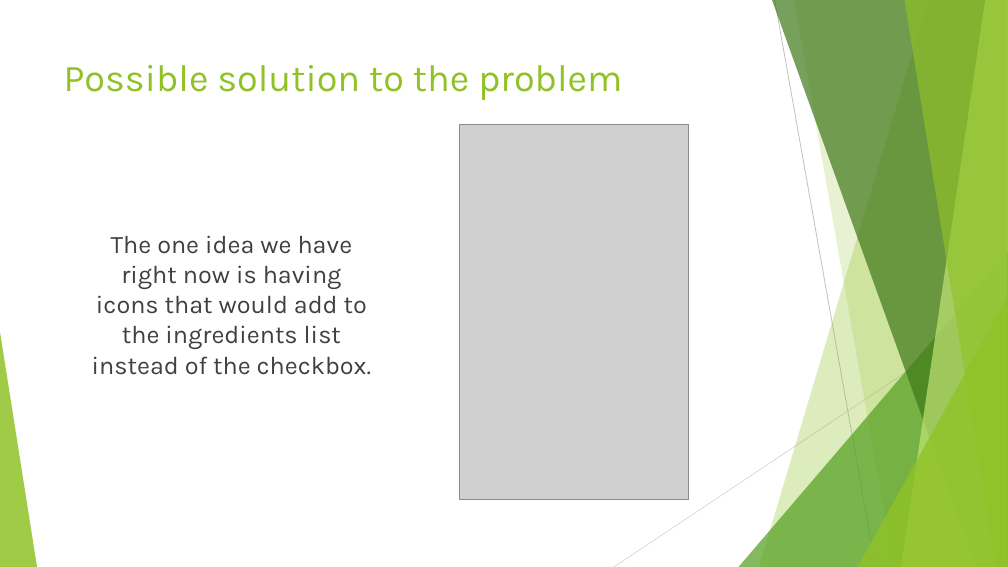
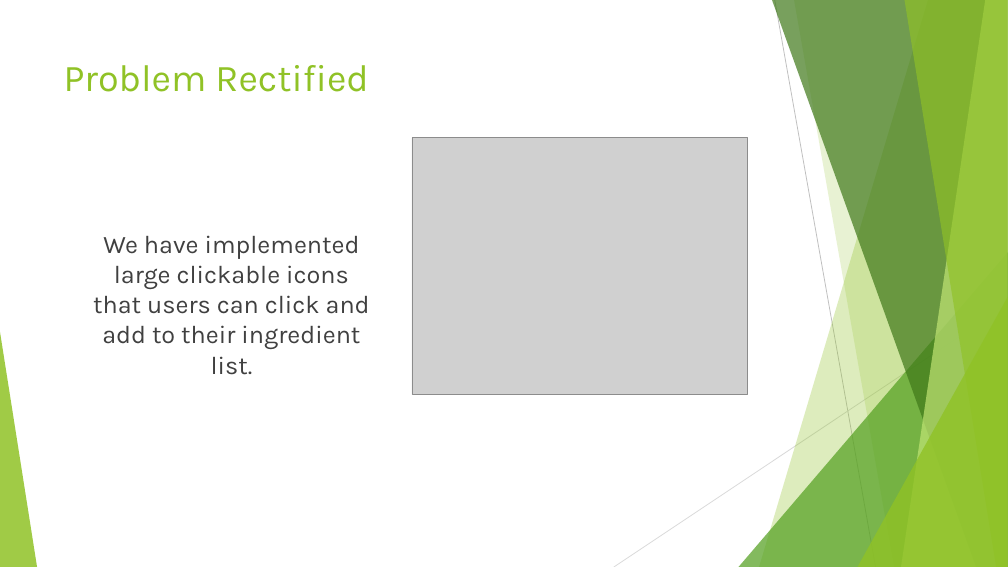
Before and after one commit to AustinBCIT/MVF, a slide deck: slide 11 of Monday May 8th Presentation.pptx (slide 6 before the commit). Drawn at 1008x567 pixels with LibreOffice and Linux fonts; fonts in the diff are those of the drawing; grey boxes stand for pictures. Boxes give left, top, right and bottom in pixels: in the first picture for what was removed or moved away, otherwise in the second. Text is boxed around its words. In the diff, an @@ line names an element or a change of style, - is before the commit and + after.

```diff
--- a/Monday May 8th Presentation.pptx
+++ b/Monday May 8th Presentation.pptx
@@ title at (64,65,368,92): text changed @@
-Possible solution to the problem
+Problem Rectified
@@ picture: place and size @@
-picture at (460,125,689,500)
+picture at (412,138,747,394)
@@ text at (93,235,370,375): text changed @@
-The one idea we have right now is having icons that would add to the ingredients list instead of the checkbox.
+We have implemented large clickable icons that users can click and add to their ingredient list.
```
Also in this commit, not shown: 3 other slides changed, 5 slides added.
